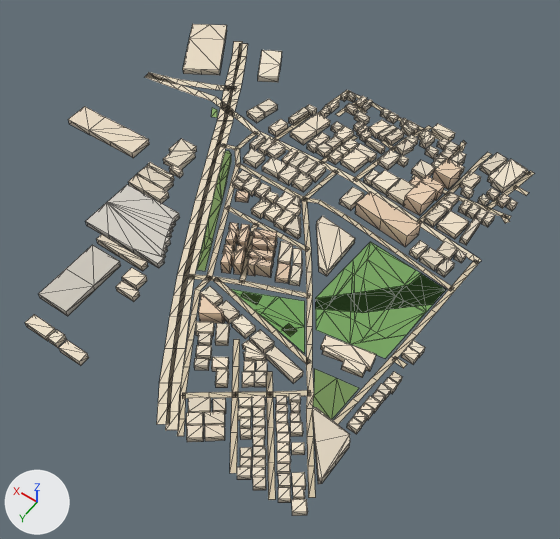
Two versions of the glTF model public/assets/bengaluru-region-v1/tiles/t14_-2-l1.glb, one commit apart.
Camera for both pictures: a 50 mm camera at (6872.0, -295.0, 651.0) aimed at (7185.0, -733.0, -37.0). The axes (+X, +Y, +Z) are drawn at lower left. The lights are the same throughout. The first picture is the older version. Mesh edges are drawn as thin lines. Vertices at exactly the same position are counted once.

The first picture shows 'building', 'ground'.
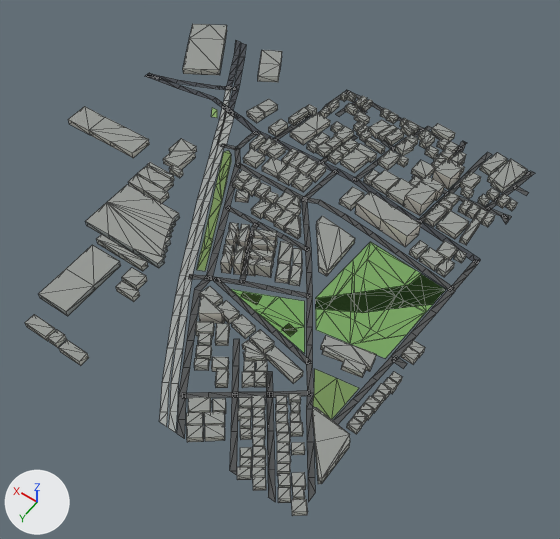
Pixel boxes [x1, y1, x2, y2] of what changed, in the pictures (560 x 539 px; the box of a moved part takes in the faces that stretch with it):
'ground', reshaped: before [145, 41, 534, 500]; after [145, 40, 534, 502]
part 1 of me_building, recoloured (darker): [25, 24, 527, 516] in both
part 2 of me_ground, rebuilt: before [157, 107, 229, 424]; after [159, 107, 228, 426]
part 3 of me_ground, rebuilt: before [145, 74, 233, 113]; after [145, 74, 230, 112]
part 4 of me_ground, rebuilt: before [146, 72, 229, 90]; after [146, 73, 229, 90]
part 5 of me_ground, added: after [168, 145, 224, 433]
part 6 of me_ground, moved or reshaped: before [165, 41, 531, 500]; after [177, 40, 531, 502]
part 7 of me_ground, moved or reshaped: before [392, 356, 407, 368]; after [391, 356, 407, 369]
part 8 of me_ground, recoloured: before [178, 74, 534, 437]; after [178, 81, 534, 442]

Patch to the scene script:
```diff
--- a/public/assets/bengaluru-region-v1/tiles/t14_-2-l1.glb.py
+++ b/public/assets/bengaluru-region-v1/tiles/t14_-2-l1.glb.py
@@ me_building @@
 # used by ob_building; location = (7000.0, -1000.0, 0.0)
-me_building.from_pydata(...)  # 1880 vertices, 2409 faces; spans x -7.0..516.0, y -13.0..503.0, z 0.0..18.0
+me_building.from_pydata(...)  # 1880 vertices, 2938 faces; spans x -7.0..516.0, y -13.0..503.0, z 0.0..18.0
+# me_building part 1: 2409 kept faces spanning x -7.0..516.0, y -13.0..503.0, z 0.0..18.0 get new vertex colours
+# edits to the shape of me_building do not show in these pictures
 me_building.materials.append(mat_building)
@@ me_ground @@
 # used by ob_ground; location = (7000.0, -1000.0, 0.0)
-me_ground.from_pydata(...)  # 641 vertices, 554 faces; spans x -2.0..501.0, y -3.0..504.0, z 1.0
+me_ground.from_pydata(...)  # 654 vertices, 567 faces; spans x 0.0..500.0, y 0.0..500.0, z 1.0
+# me_ground part 2: the loose piece of 34 vertices spanning x 145.0..381.0, y 116.0..504.0, z 1.0 is rebuilt with 34 vertices and now spans x 146.0..379.0, y 118.0..500.0, z 1.0
+# me_ground part 3: the loose piece of 16 vertices spanning x 365.0..501.0, y 110.0..134.0, z 1.0 is rebuilt with 16 vertices and now spans x 365.0..500.0, y 111.0..132.0, z 1.0
+# me_ground part 4: the loose piece of 16 vertices spanning x 393.0..501.0, y 82.0..132.0, z 1.0 is rebuilt with 16 vertices and now spans x 393.0..500.0, y 84.0..131.0, z 1.0
+# me_ground part 5: a new loose piece of 26 vertices spanning x 135.0..340.0, y 175.0..500.0, z 1.0, in mat_ground
+# me_ground part 6: 27 vertices moved from x -1.0..414.0, y -3.0..502.0, z 1.0 to x 0.0..405.0, y 0.0..500.0, z 1.0; 63 vertices removed from x -2.0..451.0, y -3.0..504.0, z 1.0; 50 vertices added at x 0.0..450.0, y 0.0..500.0, z 1.0
+# me_ground part 7: 2 vertices removed from x 0.0..14.0, y 313.0..320.0, z 1.0; 2 vertices added at x 0.0..13.0, y 312.0..321.0, z 1.0
+# me_ground part 8: 286 kept faces spanning x 0.0..405.0, y 0.0..488.0, z 1.0 get new vertex colours; the middle colour goes from beige #d7c9ae to dark grey #535556
+# other edits to the shape of me_ground do not show in these pictures
 me_ground.materials.append(mat_ground)
```
